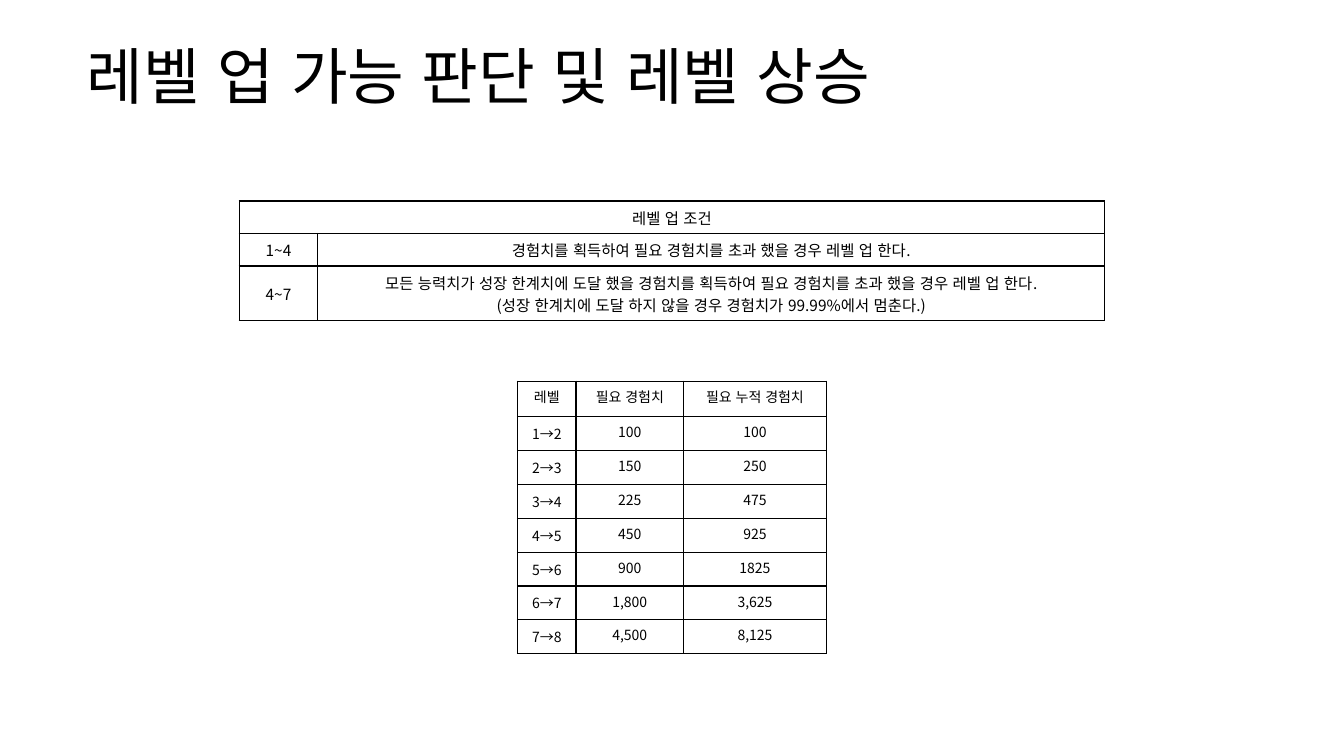
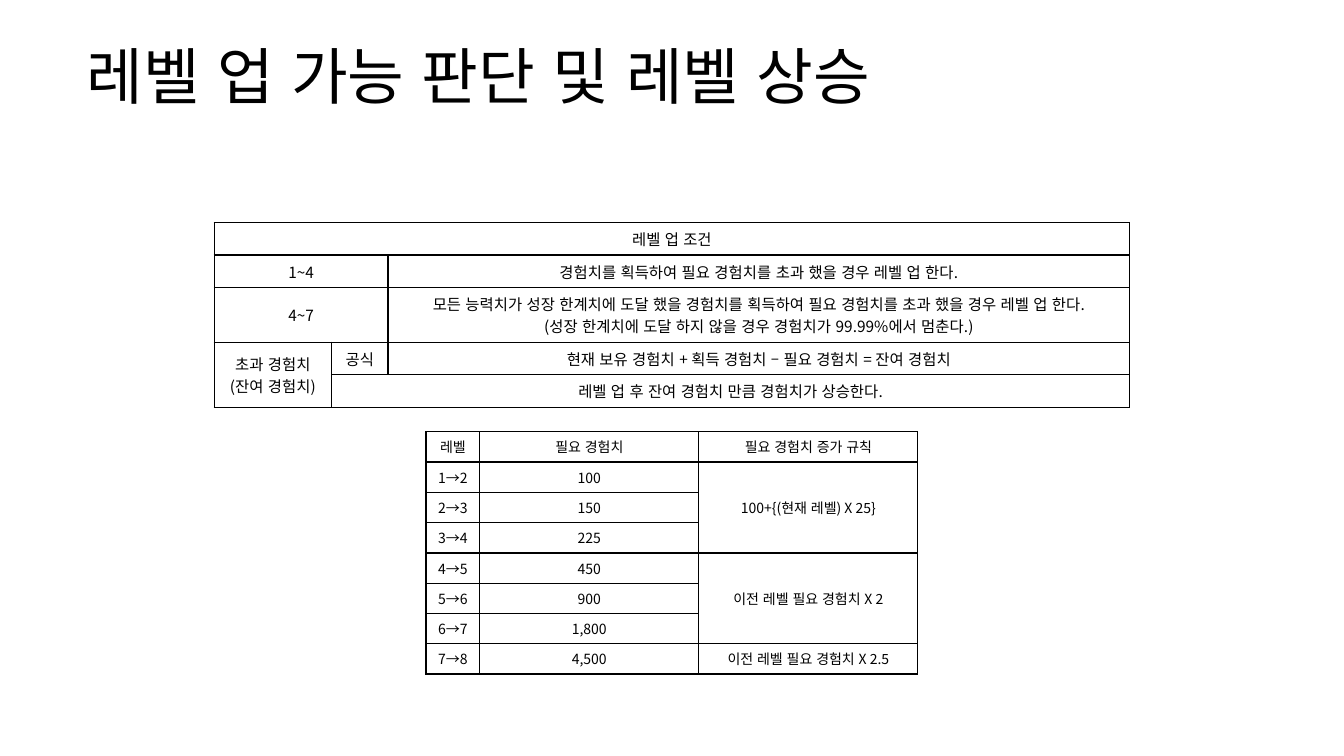
Before and after one commit to yjk0401/unityenginebasic_9th, a slide deck: slide 6 of 기획/레벨업 시스템 기획서.pptx. Drawn at 1344x756 pixels with LibreOffice and Linux fonts; fonts in the diff are those of the drawing. Boxes give left, top, right and bottom in pixels: in the first picture for what was removed or moved away, otherwise in the second. Text is boxed around its words. In the diff, an @@ line names an element or a change of style, - is before the commit and + after.

```diff
--- a/기획/레벨업 시스템 기획서.pptx
+++ b/기획/레벨업 시스템 기획서.pptx
@@ table at [215, 223, 1131, 403] @@
-레벨 업 조건 | 
-1~4 | 경험치를 획득하여 필요 경험치를 초과 했을 경우 레벨 업 한다.
-4~7 | 모든 능력치가 성장 한계치에 도달 했을 경험치를 획득하여 필요 경험치를 초과 했을 경우 레벨 업 한다. / (성장 한계치에 도달 하지 않을 경우 경험치가 99.99%에서 멈춘다.)
+레벨 업 조건 |  | 
+1~4 |  | 경험치를 획득하여 필요 경험치를 초과 했을 경우 레벨 업 한다.
+4~7 |  | 모든 능력치가 성장 한계치에 도달 했을 경험치를 획득하여 필요 경험치를 초과 했을 경우 레벨 업 한다. / (성장 한계치에 도달 하지 않을 경우 경험치가 99.99%에서 멈춘다.)
+초과 경험치 / (잔여 경험치) | 공식 | 현재 보유 경험치 + 획득 경험치 – 필요 경험치 = 잔여 경험치
+ | 레벨 업 후 잔여 경험치 만큼 경험치가 상승한다. | 
@@ table: place and size @@
-table at [239, 201, 1105, 318]
+table at [215, 223, 1131, 403]
@@ table at [426, 432, 918, 671] @@
-row 1, column 3: 필요 누적 경험치
+row 1, column 3: 필요 경험치 증가 규칙
-row 2, column 3: 100
+row 2, column 3: 100+{(현재 레벨) X 25}
-row 3, column 3: 250
+row 3, column 3: 
-row 4, column 3: 475
+row 4, column 3: 
-row 5, column 3: 925
+row 5, column 3: 이전 레벨 필요 경험치 X 2
-row 6, column 3: 1825
+row 6, column 3: 
-row 7, column 3: 3,625
+row 7, column 3: 
-row 8, column 3: 8,125
+row 8, column 3: 이전 레벨 필요 경험치 X 2.5
@@ table: place and size @@
-table at [517, 381, 827, 654]
+table at [426, 432, 918, 671]
```
Also in this commit, not shown: 4 other slides changed, 2 slides added, 2 slides removed, 14 other files.
